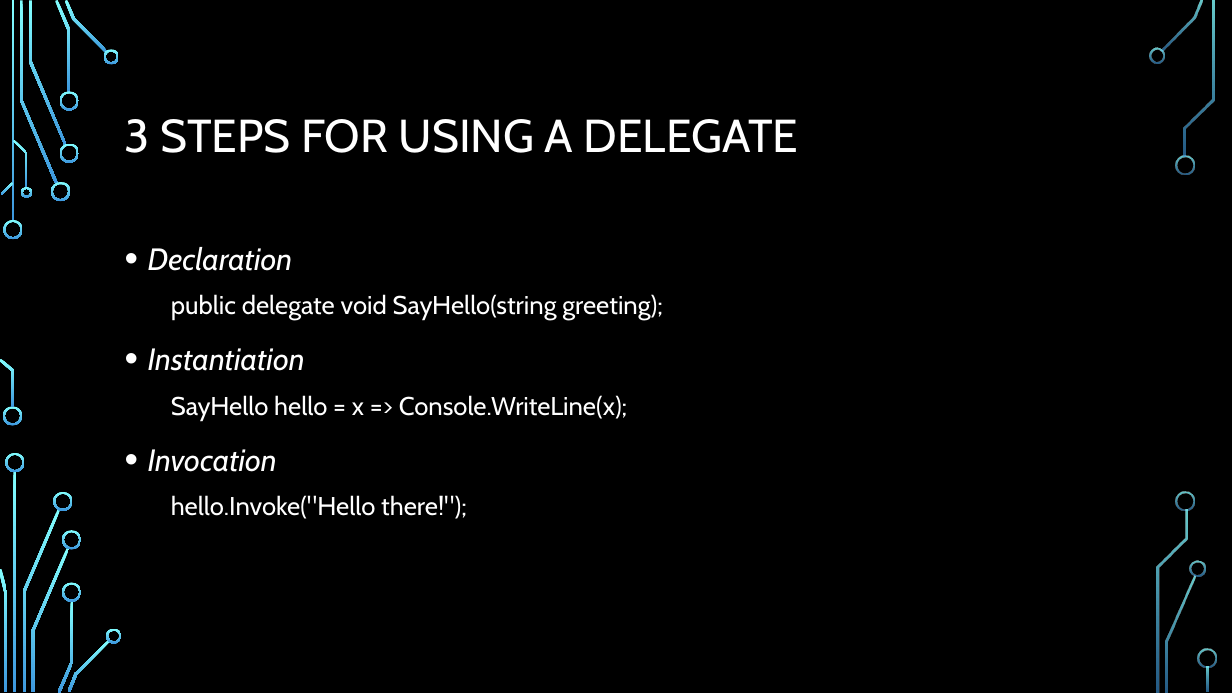
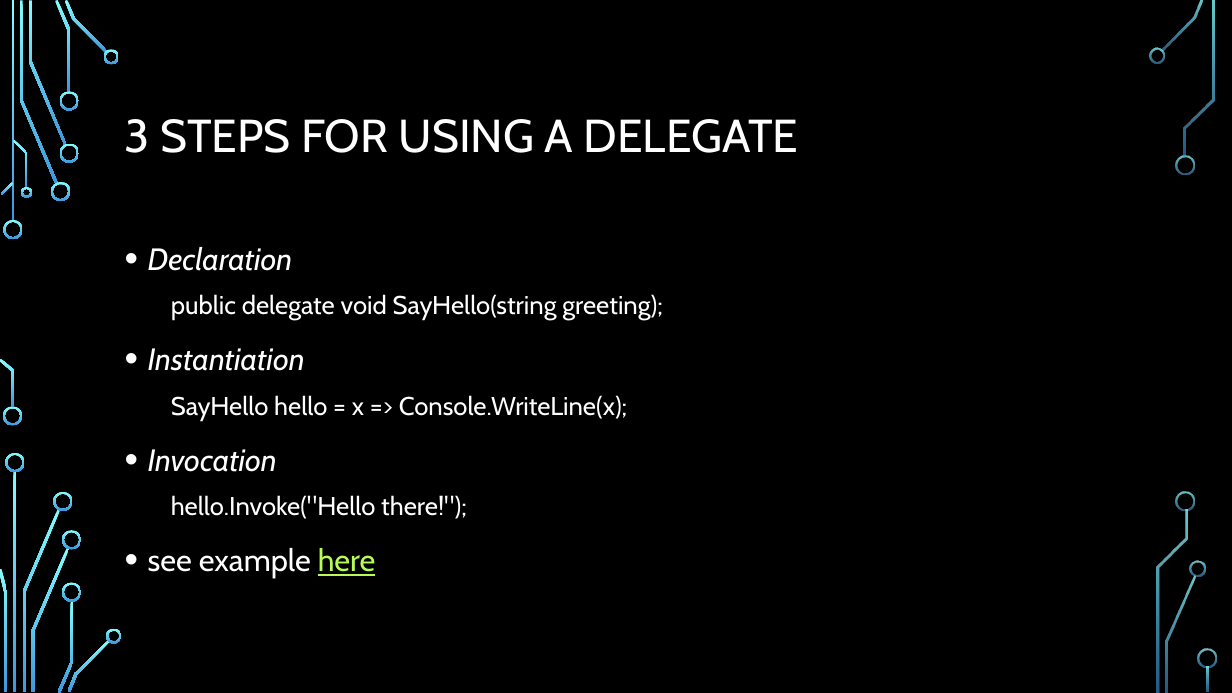
Before and after one commit to fpindej/csharp-delegates-example, a slide deck: slide 3 of presentation.pptx. Drawn at 1232x693 pixels with LibreOffice and Linux fonts; fonts in the diff are those of the drawing; background and template pictures are left out. Boxes give left, top, right and bottom in pixels: in the first picture for what was removed or moved away, otherwise in the second. Text is boxed around its words. In the diff, an @@ line names an element or a change of style, - is before the commit and + after.

```diff
--- a/presentation.pptx
+++ b/presentation.pptx
@@ text at bbox=[148, 548, 376, 578]: paragraph added @@
+• see example here
```
Also in this commit, not shown: 6 other slides changed, 1 slide added, 1 slide removed, 1 other file.
